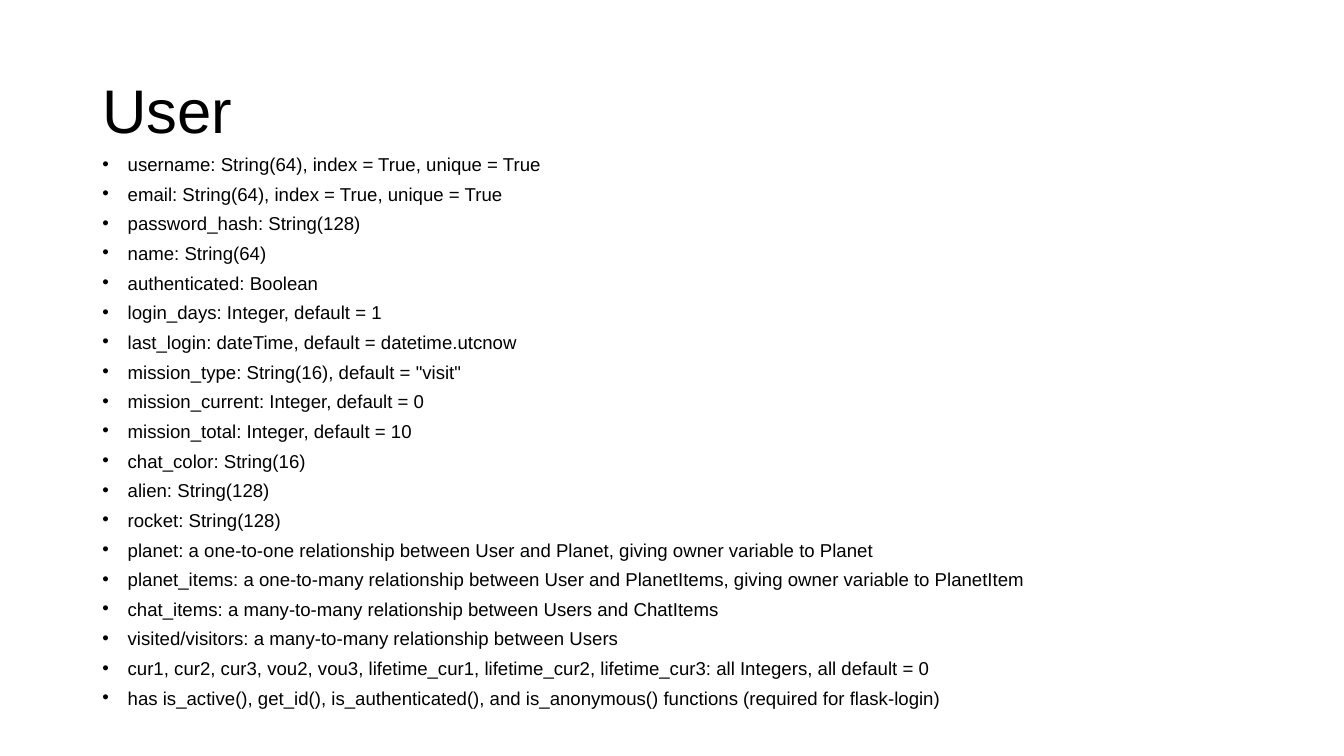
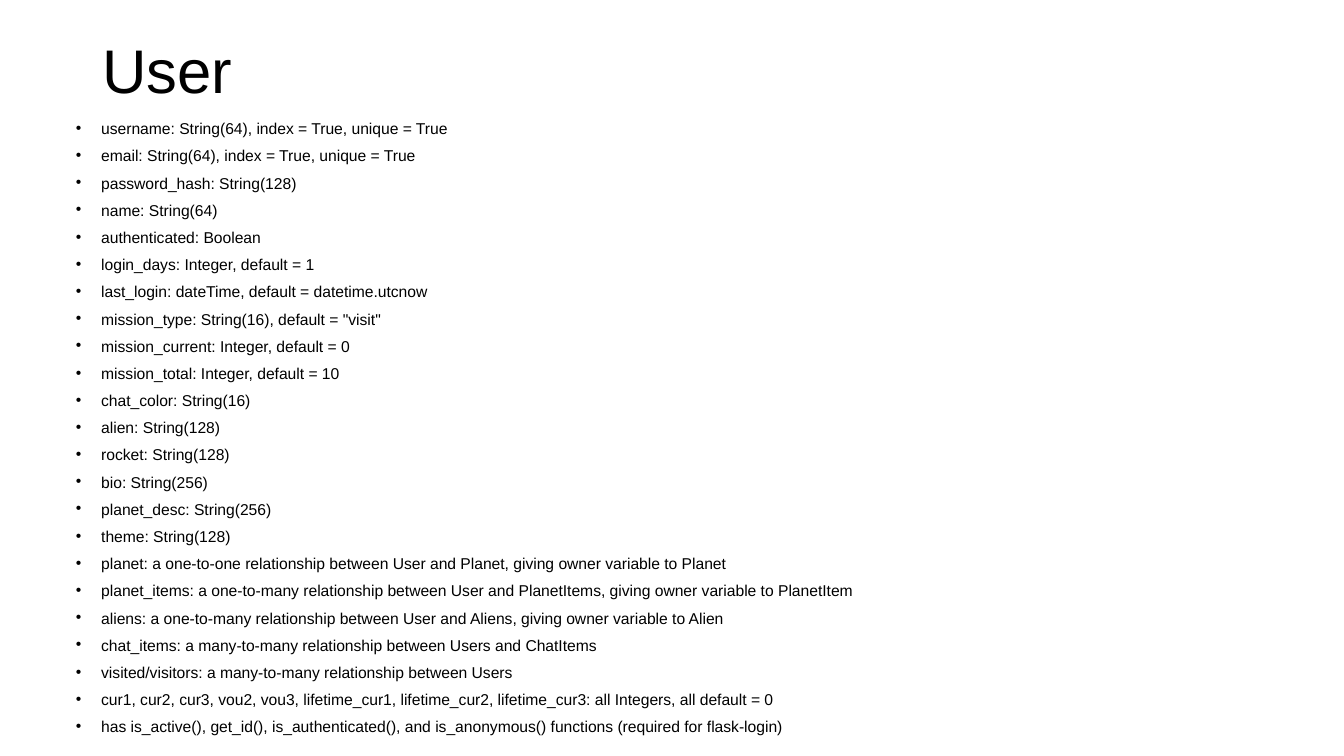
Before and after one commit to gmfk07/iu2018-backend, a slide deck: slide 9 of iu-spec-backend.pptx. Drawn at 1344x756 pixels with LibreOffice and Linux fonts; fonts in the diff are those of the drawing. Boxes give left, top, right and bottom in pixels: in the first picture for what was removed or moved away, otherwise in the second. Text is boxed around its words. In the diff, an @@ line names an element or a change of style, - is before the commit and + after.

Commit message:
Fixed backend bugs, added aliens, rockets, and user info

```diff
--- a/iu-spec-backend.pptx
+++ b/iu-spec-backend.pptx
@@ title "User": place and size @@
-title "User" at (102, 90, 232, 134)
+title "User" at (102, 50, 232, 94)
@@ text "username: String(64), index = True, ...": place and size @@
-text "username: String(64), index = True, ..." at (128, 157, 1024, 709)
+text "username: String(64), index = True, ..." at (101, 122, 853, 736)
@@ text at (101, 122, 853, 736): size 13.3 to 11.2 pt in "username: String(64), index = True, unique = ...", "email: String(64), index = True, unique = ...", "password_hash: String(128)", "name: String(64)" and 15 more places @@
@@ text at (101, 476, 271, 545): paragraphs added @@
+• bio: String(256)
+• planet_desc: String(256)
+• theme: String(128)
@@ text at (101, 612, 724, 627): paragraph added @@
+• aliens: a one-to-many relationship between User and Aliens, giving owner variable to Alien
```
Also in this commit, not shown: 3 other slides changed, 4 slides added, 5 other files.
